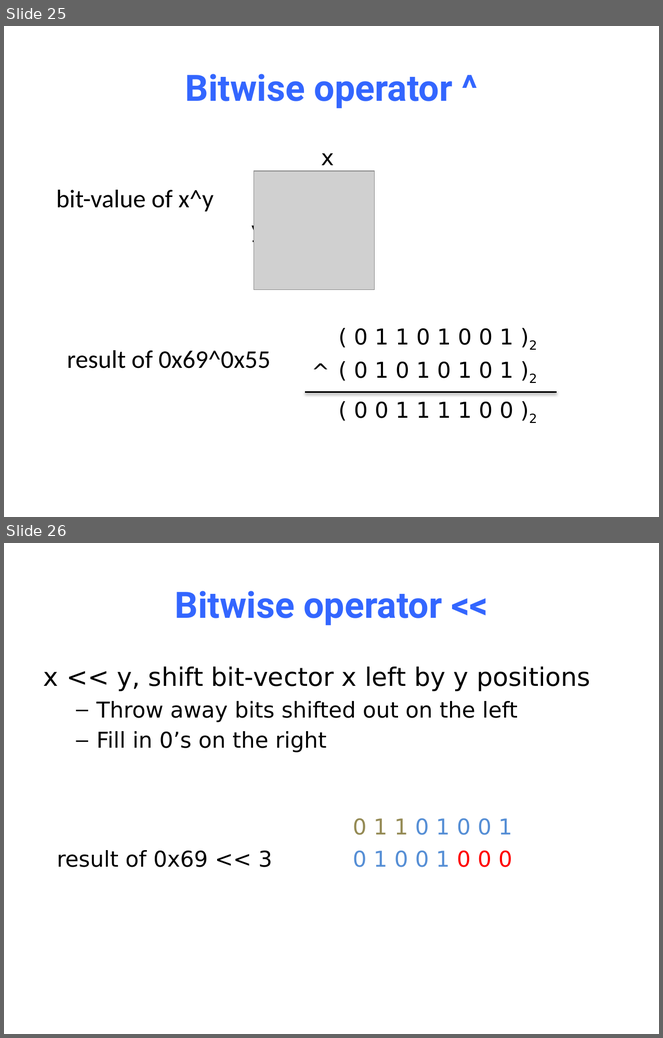
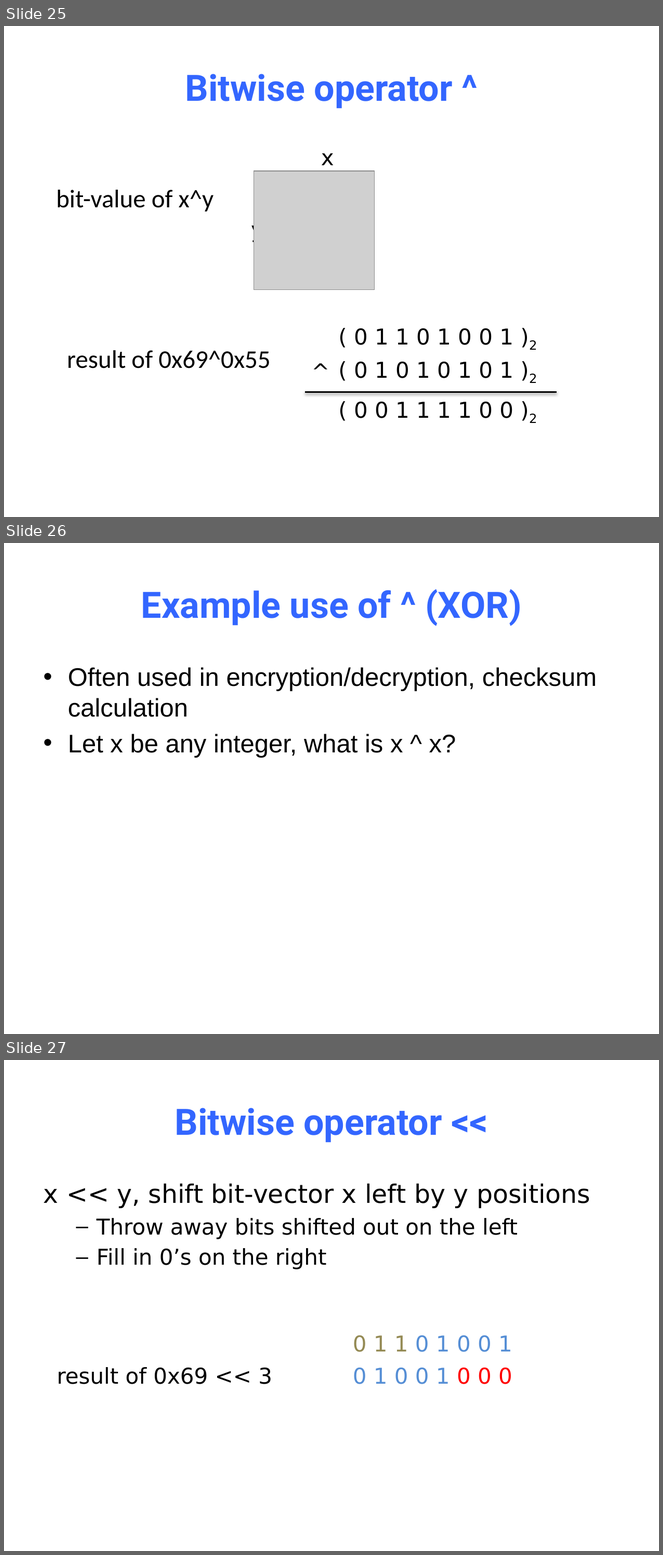
Before and after one commit to NYU-CSO/nyu-cso.github.io, a slide deck: notes/04-C_Basics.pptx. Shown one above the other, each under a label of ours: slides 25 and 26 before the commit, slides 25, 26 and 27 after it. The pictures are 663x1038 and 663x1555 pixels, drawn with LibreOffice and Linux fonts; fonts in the diff are those of the drawing; grey boxes stand for pictures. Boxes give left, top, right and bottom in pixels: in the first picture for what was removed or moved away, otherwise in the second. Text is boxed around its words. In the diff, an @@ line names an element or a change of style, - is before the commit and + after.

```diff
--- a/notes/04-C_Basics.pptx
+++ b/notes/04-C_Basics.pptx
@@ slide 26 added at bbox=[4, 543, 659, 1034], background #FFFFFF @@
@@ title added at bbox=[141, 589, 522, 626], 40 pt, text #3366FF, bold @@
+Example use of ^ (XOR)
@@ text added at bbox=[68, 667, 597, 758], 28 pt, text #000000 @@
+• Often used in encryption/decryption, checksum calculation
+• Let x be any integer, what is x ^ x?
@@ what was slide 26 is now slide 27 @@
```
Also in this commit, not shown: 7 slides changed, 1 other slide added, 1 other file.
